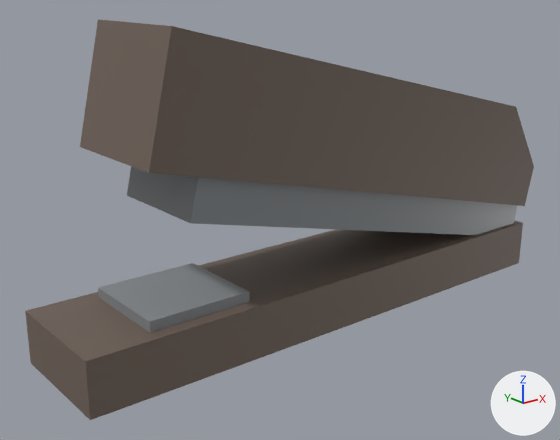
Renders of the FBX model Assets/Models/props/stapler.fbx from each side of a commit.
Both versions are drawn from a camera (50 mm lens) standing at (-0.1296, -0.1657, 0.0782) and looking at (-0.0194, -0.028, 0.0231). Every picture has the same lights, and +X, +Y and +Z are marked at lower right.

The older version as bpy lines, for what is in view:
```python
me_cube_001 = bpy.data.meshes.new('Cube.001')
me_cube_001.from_pydata(...)  # 34 vertices, 48 faces; spans x -0.078..0.0576, y -0.045..-0.0164, z -0.0002..0.0701
# faces by material slot: [28, 20]
me_cube_001.materials.append(mat_plant_steam)  # brown #6e6056
me_cube_001.materials.append(mat_chair_metall)  # grey #84888c
ob_stapler = bpy.data.objects.new('stapler', me_cube_001)
ob_stapler.location = (0.0, 0.0, 0.0)
```
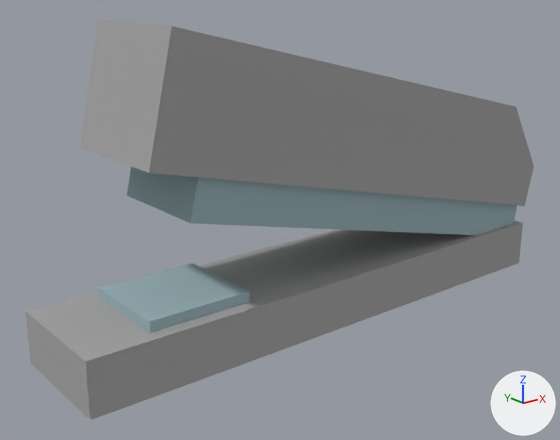
The newer file is also rescaled (x1.529), turned or shifted as a whole; pictures and numbers use the older file's frame.

The change in detail:
Material 'black' (mat_black) is new.
Its base color is (0.371, 0.371, 0.371) (grey #a4a4a4).
Its roughness is 1.0.
Material 'extra_white' (mat_extra_white) is new.
Its base color is (0.323, 0.45, 0.486) (cyan #9ab3b9).
Its roughness is 0.892.
me_cube_001 has 34 vertices, 48 faces and spans x -0.078..0.0576, y -0.045..-0.0164, z -0.0002..0.0701.
me_cube_001 is used by ob_stapler; location (0.0, 0.0, 0.0).
me_cube_001 part 1: all 28 faces that had it switch from mat_plant_steam (brown #6e6056) to mat_black (grey #a4a4a4).
me_cube_001 part 2: all 20 faces that had it switch from mat_chair_metall (grey #84888c) to mat_extra_white (cyan #9ab3b9).

Location of each change, (x1, y1, x2, y2) in pixels of the pictures (560 x 440 px):
part 1 of me_cube_001, recoloured
    both: (25, 19, 534, 420)
part 2 of me_cube_001, recoloured (grey to cyan)
    both: (98, 166, 517, 333)
